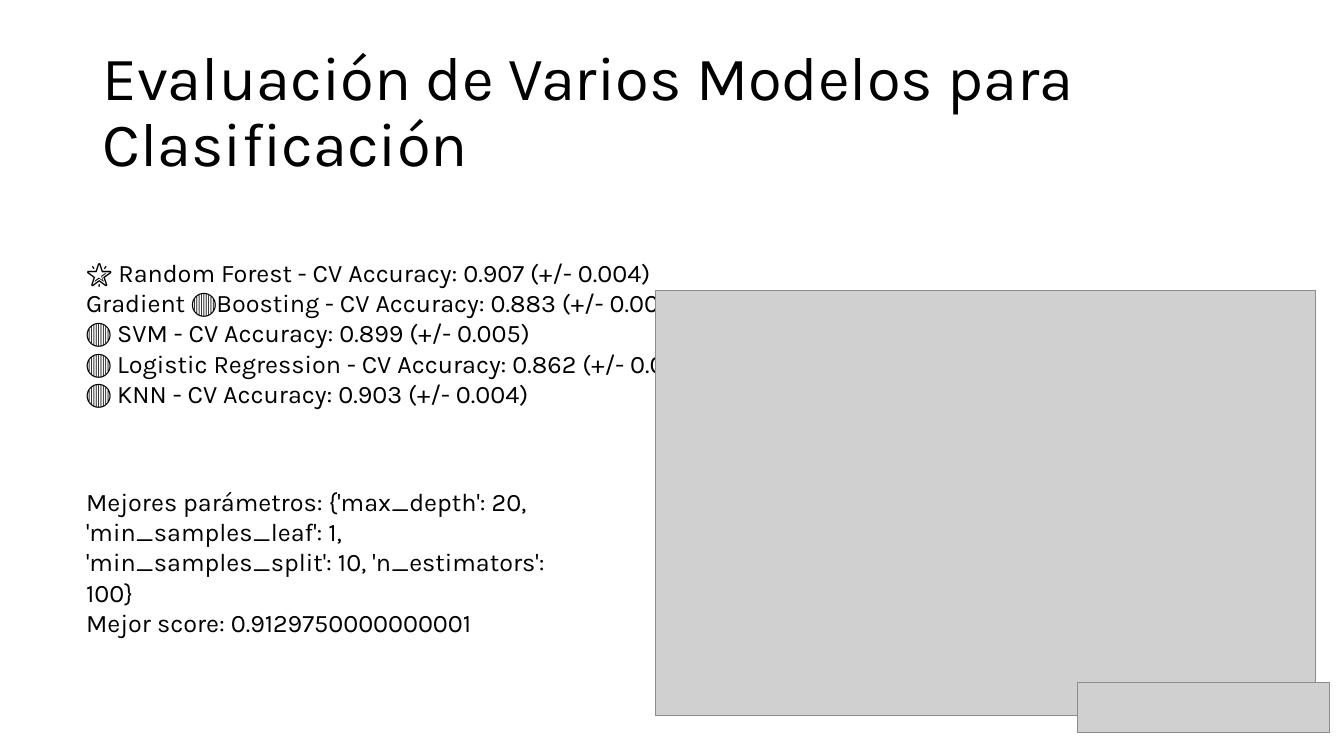
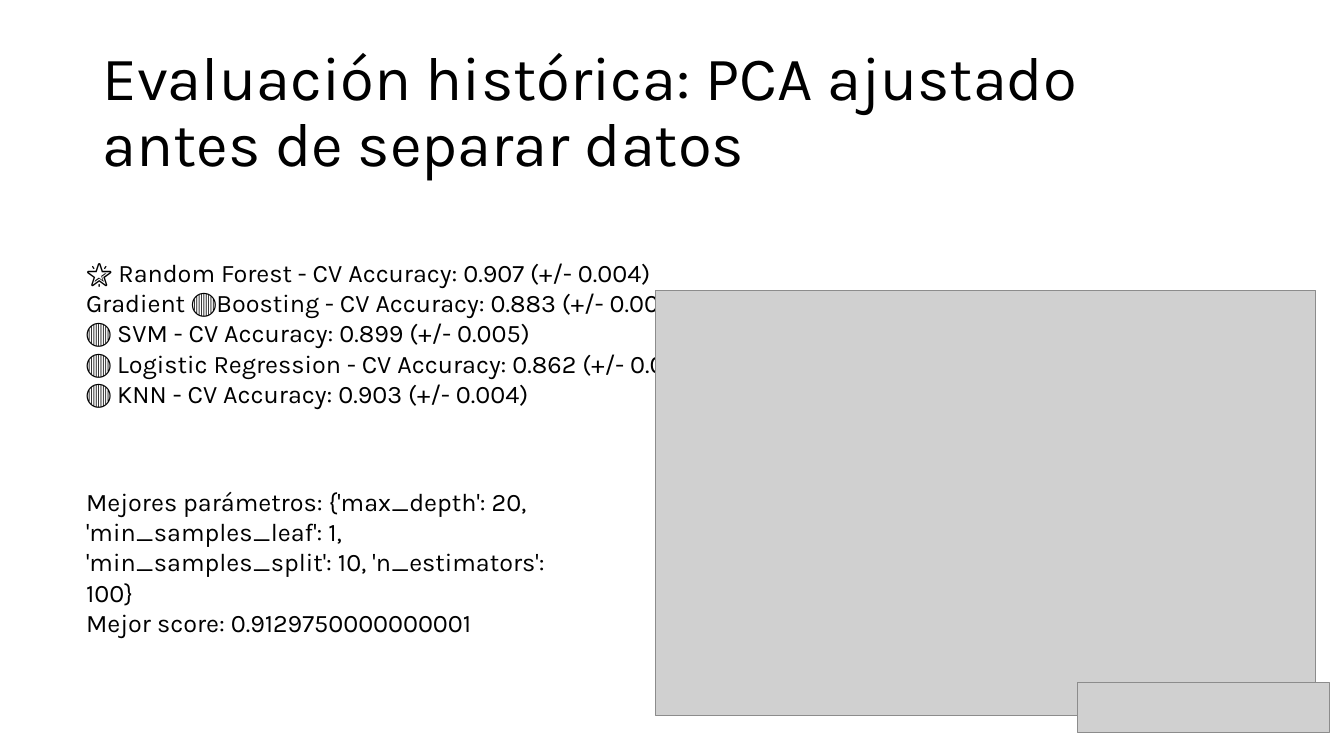
Before and after one commit to Wvanegaz23/Model, a slide deck: slide 16 of Data_Scientist_Caso de Negocio.pptx. Drawn at 1344x756 pixels with LibreOffice and Linux fonts; fonts in the diff are those of the drawing; grey boxes stand for pictures. Boxes give left, top, right and bottom in pixels: in the first picture for what was removed or moved away, otherwise in the second. Text is boxed around its words. In the diff, an @@ line names an element or a change of style, - is before the commit and + after.

```diff
--- a/Data_Scientist_Caso de Negocio.pptx
+++ b/Data_Scientist_Caso de Negocio.pptx
@@ title at bbox=[102, 53, 1077, 181]: text changed @@
-Evaluación de Varios Modelos para Clasificación
+Evaluación histórica: PCA ajustado antes de separar datos
```
Also in this commit, not shown: 3 other slides changed, 12 other files.
